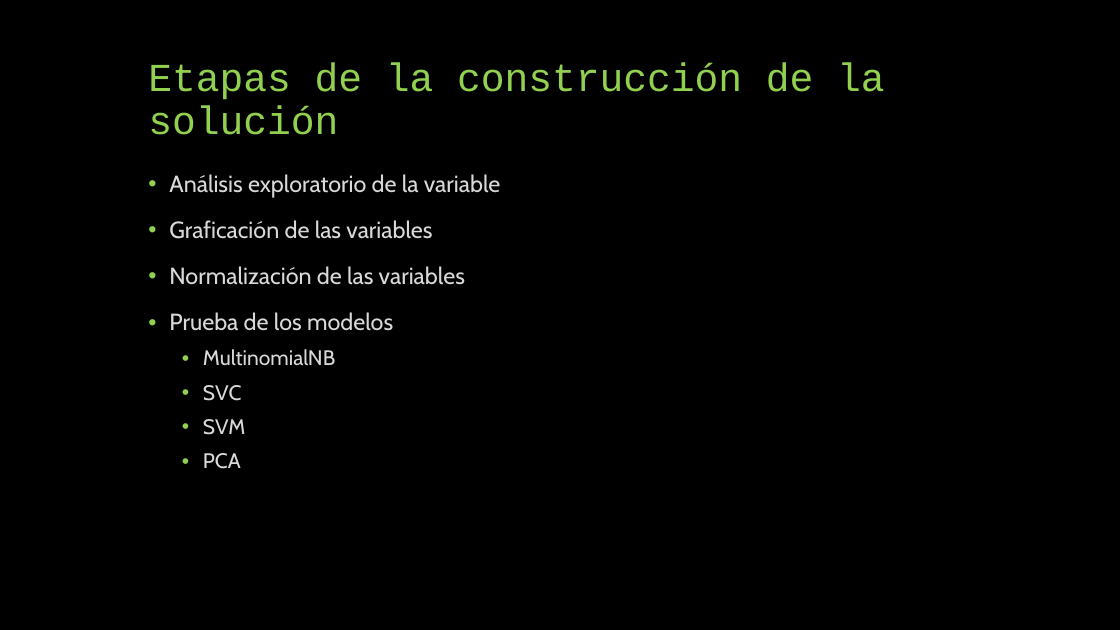
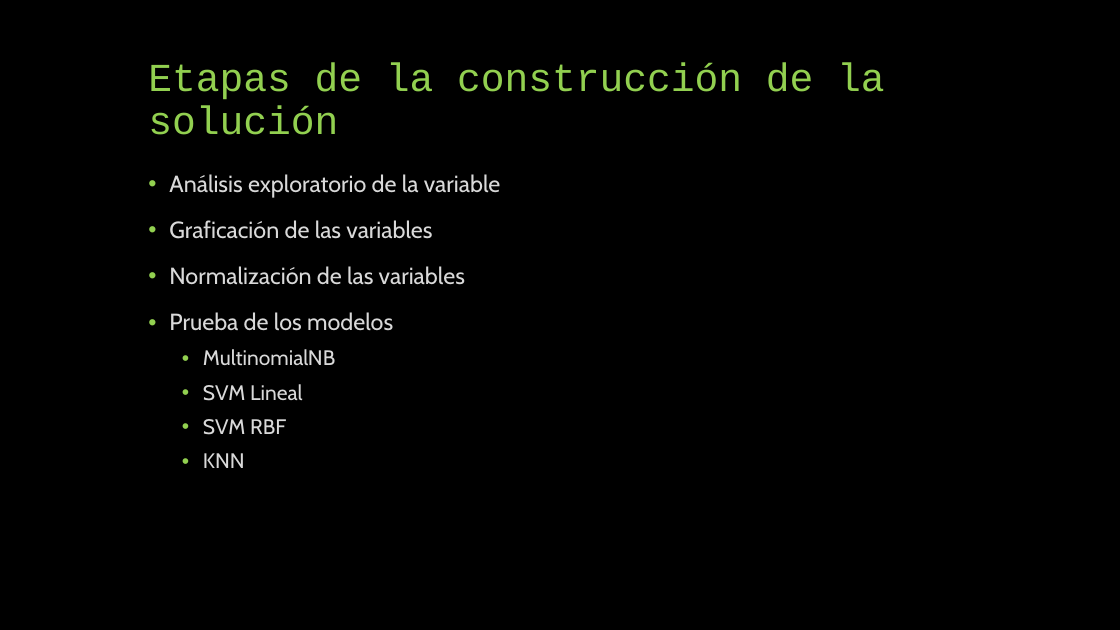
Before and after one commit to DSDHGrupo8/master, a slide deck: slide 2 of TP3/presentación/G8TP3.pptx. Drawn at 1120x630 pixels with LibreOffice and Linux fonts; fonts in the diff are those of the drawing. Boxes give left, top, right and bottom in pixels: in the first picture for what was removed or moved away, otherwise in the second. Text is boxed around its words. In the diff, an @@ line names an element or a change of style, - is before the commit and + after.

```diff
--- a/TP3/presentación/G8TP3.pptx
+++ b/TP3/presentación/G8TP3.pptx
@@ text at <box>203,384,302,468</box>: text changed @@
-  • SVC
-  • SVM
-  • PCA
+  • SVM Lineal
+  • SVM RBF
+  • KNN
```
Also in this commit, not shown: 1 other slide changed, 1 other file.
